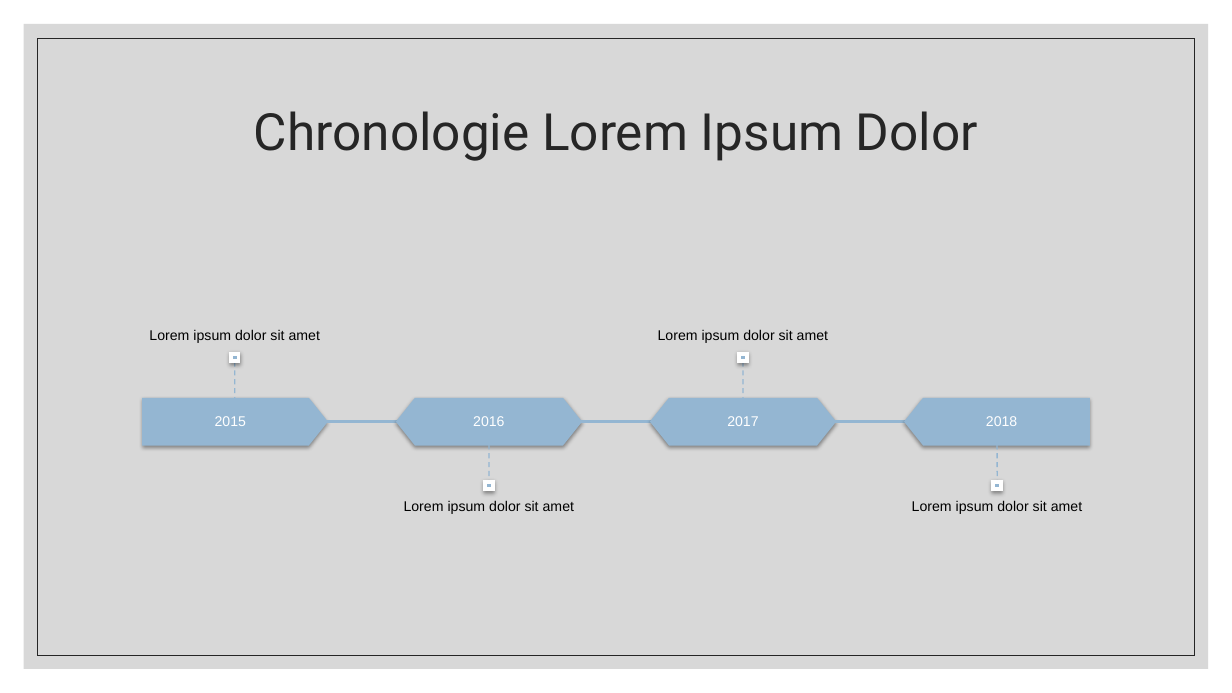
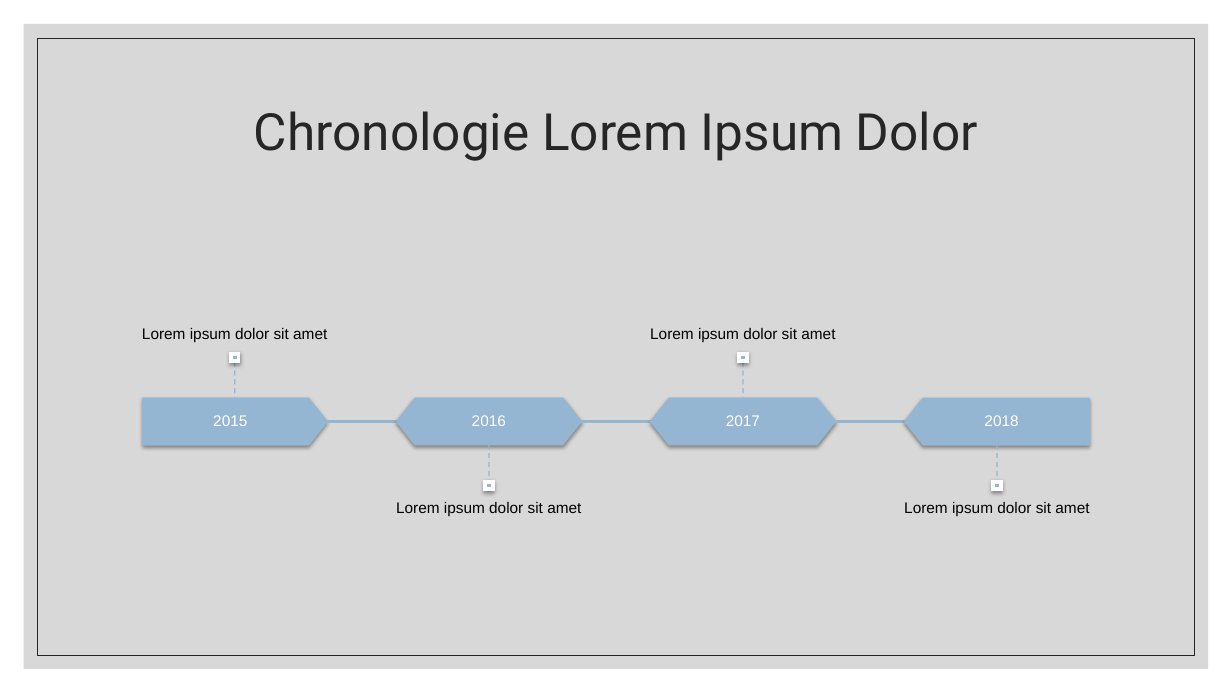
Before and after one commit to swip10/OPA, a slide deck: slide 2 of Gestion de projet/Présentation projet_OPA.pptx. Drawn at 1232x693 pixels with LibreOffice and Linux fonts; fonts in the diff are those of the drawing. Boxes give left, top, right and bottom in pixels: in the first picture for what was removed or moved away, otherwise in the second. Text is boxed around its words. In the diff, an @@ line names an element or a change of style, - is before the commit and + after.

Commit message:
Ppt
update ppt

```diff
--- a/Gestion de projet/Présentation projet_OPA.pptx
+++ b/Gestion de projet/Présentation projet_OPA.pptx
@@ size 11 to 12 pt in 8 elements at box(213, 415, 247, 426), box(142, 328, 327, 342), box(472, 415, 506, 426), box(396, 502, 581, 516), box(726, 415, 760, 426), box(650, 328, 835, 342), box(984, 415, 1018, 426), box(904, 502, 1089, 516) @@
```
Also in this commit, not shown: 1 other slide changed, 3 slides added, 1 other file.
